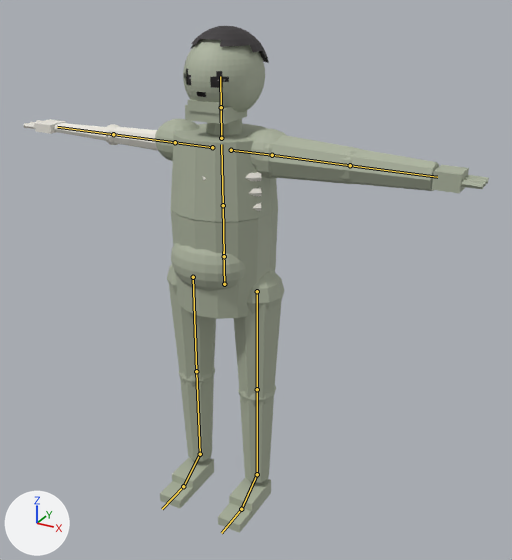
Two versions of the FBX model Assets/Resources/Bodies/Zombie.fbx, one commit apart.
Before and after are seen from a 50 mm lens placed at (0.685, -1.114, 1.082), pointed at (0.08, -0.014, 0.532). The axes (+X, +Y, +Z) are drawn at lower left. The lights are the same throughout. The older version comes first. The bones that change, and the others that lie on the model, are drawn over the model as lines.

Names of what the first picture shows: 'ZombieMesh'.
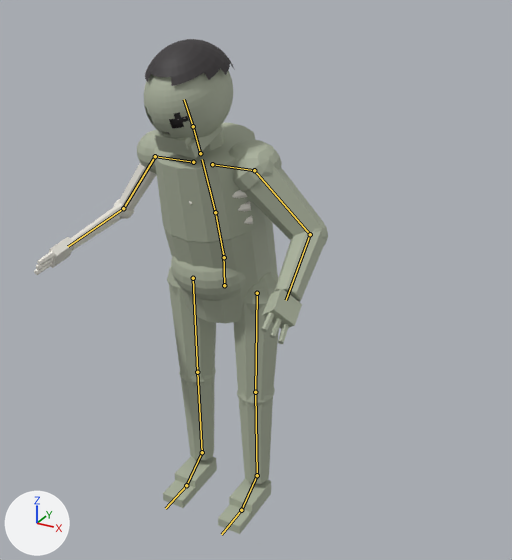
The newer file adds an action. The first version stands in its rest pose; the second is drawn at frame 14 of the action 'Zombie|Talk'.

What the commit changed:
Bone 'Spine' (bone_spine) turns from (0, 0, 0) to (15, 0, 0) degrees about its own x, y and z.
Bone 'Chest' (bone_chest) turns from (0, 0, 0) to (5, 0, 0) degrees about its own x, y and z.
Bone 'Neck' (bone_neck) turns from (0, 0, 0) to (2, 0, 0) degrees about its own x, y and z.
Bone 'Head' (bone_head) turns from (0, 0, 0) to (4, -6, 0) degrees about its own x, y and z.
Bone 'LeftUpperArm' (bone_leftupperarm) turns from (0, 0, 0) to (-52, -2, 0) degrees about its own x, y and z.
Bone 'LeftLowerArm' (bone_leftlowerarm) turns from (0, 0, 0) to (0, 0, -78) degrees about its own x, y and z.
Bone 'RightUpperArm' (bone_rightupperarm) turns from (0, 0, 0) to (-52, 15, 0) degrees about its own x, y and z.
Bone 'RightLowerArm' (bone_rightlowerarm) turns from (0, 0, 0) to (0, 0, 78) degrees about its own x, y and z.
Bone 'LeftUpperLeg' (bone_leftupperleg) turns from (0, 0, 0) to (-1, 0, 0) degrees about its own x, y and z.
Bone 'LeftLowerLeg' (bone_leftlowerleg) turns from (0, 0, 0) to (3, 0, 0) degrees about its own x, y and z.
Bone 'RightLowerLeg' (bone_rightlowerleg) turns from (0, 0, 0) to (1, 0, 0) degrees about its own x, y and z.

Location of each change, (x1, y1, x2, y2) in pixels of the pictures (512 x 560 px):
'ZombieMesh', posed (37% narrower)
    before: (24, 26, 489, 533)
    after: (34, 39, 328, 534)
bone 'Spine', root to tip
    before: (224, 256) to (223, 205)
    after: (224, 257) to (215, 212)
bone 'Chest', root to tip
    before: (223, 205) to (221, 144)
    after: (215, 212) to (202, 159)
bone 'Neck', root to tip
    before: (221, 138) to (221, 107)
    after: (200, 153) to (193, 126)
bone 'Head', root to tip
    before: (221, 107) to (220, 76)
    after: (193, 126) to (184, 99)
bone 'LeftUpperArm', root to tip
    before: (272, 155) to (350, 165)
    after: (254, 170) to (310, 234)
bone 'LeftLowerArm', root to tip
    before: (350, 165) to (437, 177)
    after: (310, 234) to (286, 300)
bone 'RightUpperArm', root to tip
    before: (175, 142) to (113, 134)
    after: (155, 156) to (123, 208)
bone 'RightLowerArm', root to tip
    before: (113, 134) to (57, 127)
    after: (123, 208) to (68, 246)
bone 'LeftUpperLeg', root to tip
    before: (257, 291) to (257, 389)
    after: (257, 293) to (255, 392)
bone 'LeftLowerLeg', root to tip
    before: (257, 389) to (257, 474)
    after: (255, 392) to (257, 475)
bone 'RightLowerLeg', root to tip
    before: (196, 371) to (200, 454)
    after: (197, 372) to (202, 452)
